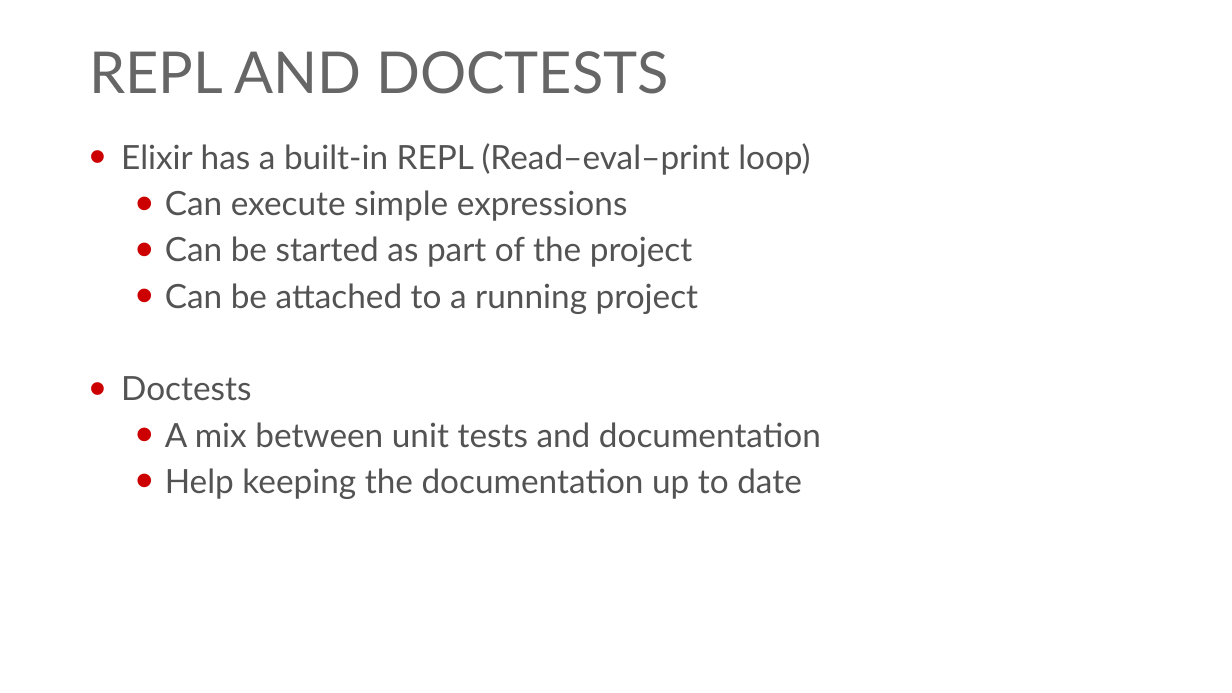
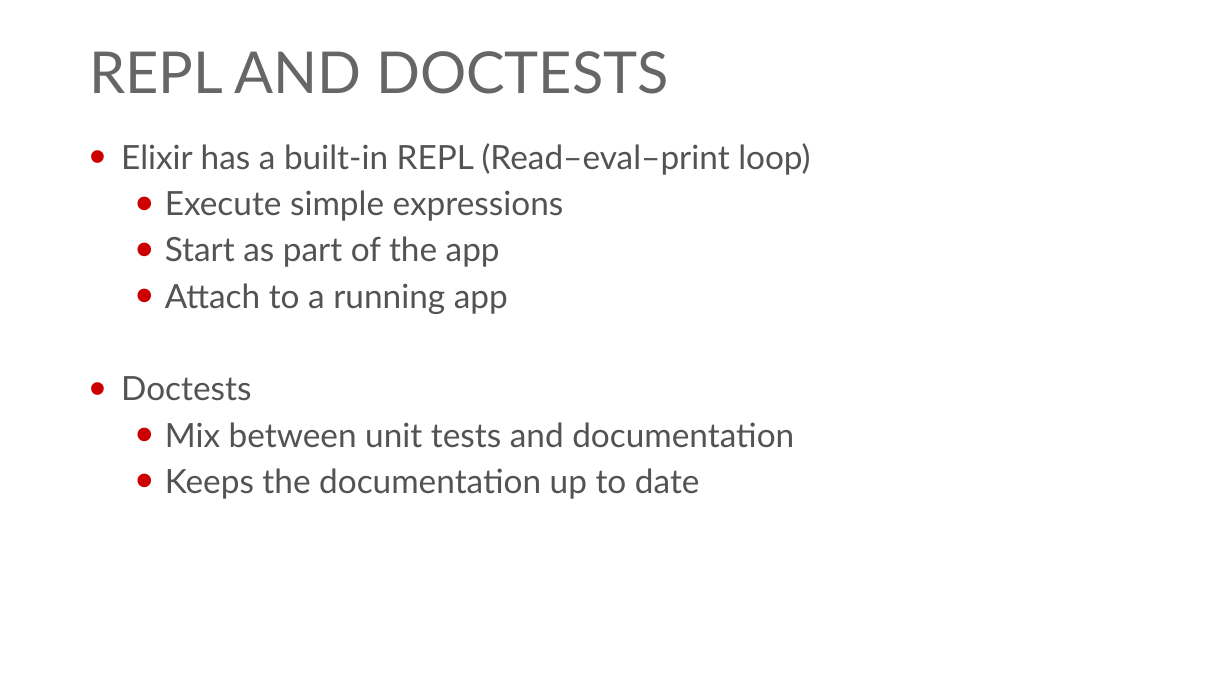
Before and after one commit to georgiyolovski/elixir-tech-talk, a slide deck: slide 12 of Elixir Tech Talk.pptx. Drawn at 1232x693 pixels with LibreOffice and Linux fonts; fonts in the diff are those of the drawing; background and template pictures are left out. Boxes give left, top, right and bottom in pixels: in the first picture for what was removed or moved away, otherwise in the second. Text is boxed around its words. In the diff, an @@ line names an element or a change of style, - is before the commit and + after.

```diff
--- a/Elixir Tech Talk.pptx
+++ b/Elixir Tech Talk.pptx
@@ text at (x1=165, y1=190, x2=564, y2=314): text changed @@
-  • Can execute simple expressions
-  • Can be started as part of the project
-  • Can be attached to a running project
+  • Execute simple expressions
+  • Start as part of the app
+  • Attach to a running app
@@ text at (x1=165, y1=422, x2=794, y2=499): text changed @@
-  • A mix between unit tests and documentation
-  • Help keeping the documentation up to date
+  • Mix between unit tests and documentation
+  • Keeps the documentation up to date
```
Also in this commit, not shown: 7 other slides changed, 2 slides added.
